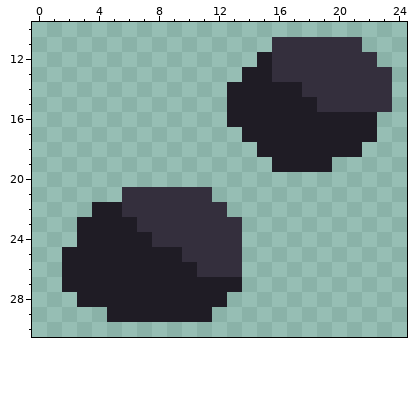
Pixel-art sprite, stored at sprites/blocks/environment/ore-obsidian2.png. Above, as it was before the edit.
The file is 32x32 pixels. Shown: x 0..24, y 10..30.
Now the later version:
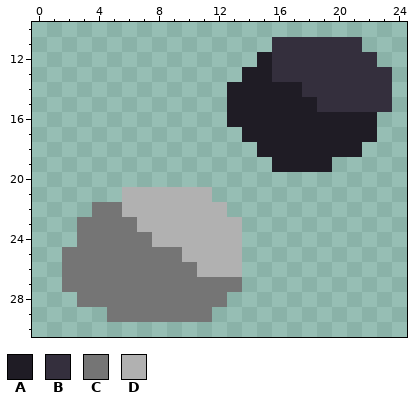
Palette (. is transparent): A #1f1c25  B #342f3d  C #757575  D #b1b1b1
What changed:
{"y":21,"x":6,"old":"BBBBBB","new":"DDDDDD"}
{"y":22,"x":4,"old":"AABBBBBBB","new":"CCDDDDDDD"}
{"y":23,"x":3,"old":"AAAABBBBBBB","new":"CCCCDDDDDDD"}
{"y":24,"x":3,"old":"AAAAABBBBBB","new":"CCCCCDDDDDD"}
{"y":25,"x":2,"old":"AAAAAAAABBBB","new":"CCCCCCCCDDDD"}
{"y":26,"x":2,"old":"AAAAAAAAABBB","new":"CCCCCCCCCDDD"}
{"y":27,"x":2,"old":"AAAAAAAAAAAA","new":"CCCCCCCCCCCC"}
{"y":28,"x":3,"old":"AAAAAAAAAA","new":"CCCCCCCCCC"}
{"y":29,"x":5,"old":"AAAAAAA","new":"CCCCCCC"}
{"label":"changed","picture_box":[62,187,242,322]}
